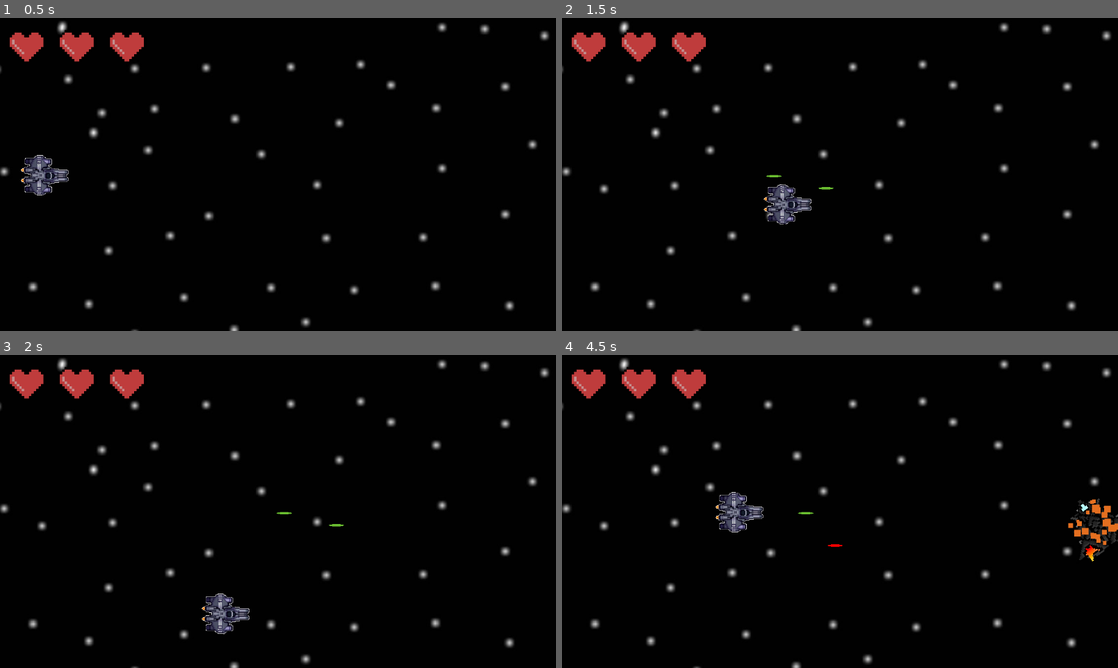
Above: before the commit, frames 1-4 (two rows, left to right).
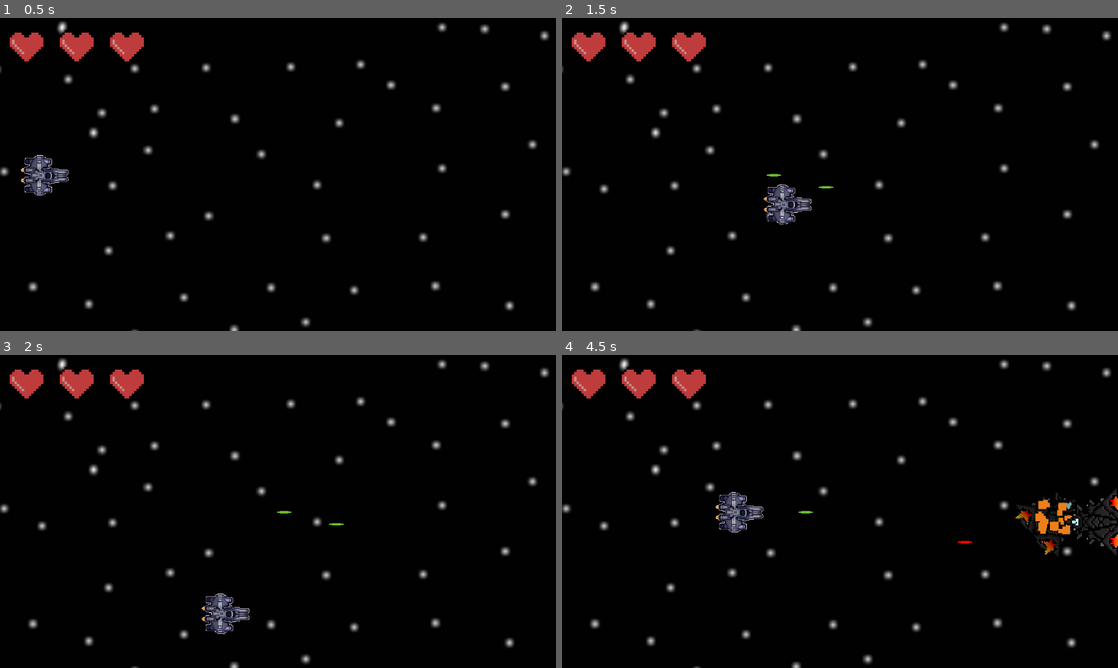
Above: after the commit, the same moments.

Repository: cofeek-codes/Space-Strike
Game: Godot game, scene res://scenes/main/game.tscn
The game is run twice, just before and just after one commit, with the same random seed, the same clock (stepped at 60 frames per second) and the same inputs.
Inputs (mouse positions are in pixels of both pictures, inside the frame that each line leads up to):
- Up to frame 1 (0.5 s): no input
- Up to frame 2 (1.5 s): tap Enter at 0.5 s; move the mouse to (962, 158) at 0.52 s; hold D (move_right) 0.53-1.28 s; click (962, 158) at 0.6 s; move the mouse to (728, 190) at 1.27 s; hold S (move_down) from 1.28 s (still down); click (728, 190) at 1.35 s
- Up to frame 3 (2 s): keep holding S (move_down)
- Up to frame 4 (4.5 s): move the mouse to (895, 442) at 2.02 s; release S (move_down) at 2.03 s; hold D (move_right) 2.03-2.78 s; click (895, 442) at 2.1 s; move the mouse to (812, 574) at 2.77 s; hold W (move_up) 2.78-3.53 s; click (812, 574) at 2.85 s; move the mouse to (1006, 558) at 3.52 s; hold A (move_left) from 3.53 s (still down); click (1006, 558) at 3.6 s; move the mouse to (673, 464) at 4.27 s; click (673, 464) at 4.35 s

Frame 1 is identical in both runs. In frame 2, less than 0.1% of the frame differs, in the area x 36-49%, y 49-55%; in frame 3, less than 0.1%; in frame 4, 1.6%, in the area x 42-100%, y 42-66%.

Commit message:
enemy distancer point

Diff:
--- a/scenes/player/player.tscn
+++ b/scenes/player/player.tscn
@@ -106,10 +106,12 @@
 shape = SubResource("RectangleShape2D_nu81d")
 
 [node name="AimMarker" type="Marker2D" parent="."]
-visible = false
-position = Vector2(3, -47)
+position = Vector2(0.99983, -47)
 
 [node name="HitCoolDownTimer" type="Timer" parent="."]
 one_shot = true
 
+[node name="EnemyTarget" type="Marker2D" parent="."]
+position = Vector2(0, -350)
+
 [connection signal="got_hit" from="." to="." method="_on_got_hit"]
--- a/scripts/enemies/basic_enemy.gd
+++ b/scripts/enemies/basic_enemy.gd
@@ -2,7 +2,7 @@
 
 var speed = randf_range(100.0, 200.0)
 
-@onready var player = get_node('../Player')
+@onready var player = get_node('../Player/EnemyTarget')
 
 var bullet_scene = preload("res://scenes/enemies/enemy_bullet.tscn")
 
@@ -30,7 +30,7 @@
 
 # Called every frame. 'delta' is the elapsed time since the previous frame.
 func _physics_process(delta: float) -> void:
-	position = position.move_toward(player.position, speed * delta)
+	position = position.move_toward(player.global_position, speed * delta)
 
 
 
